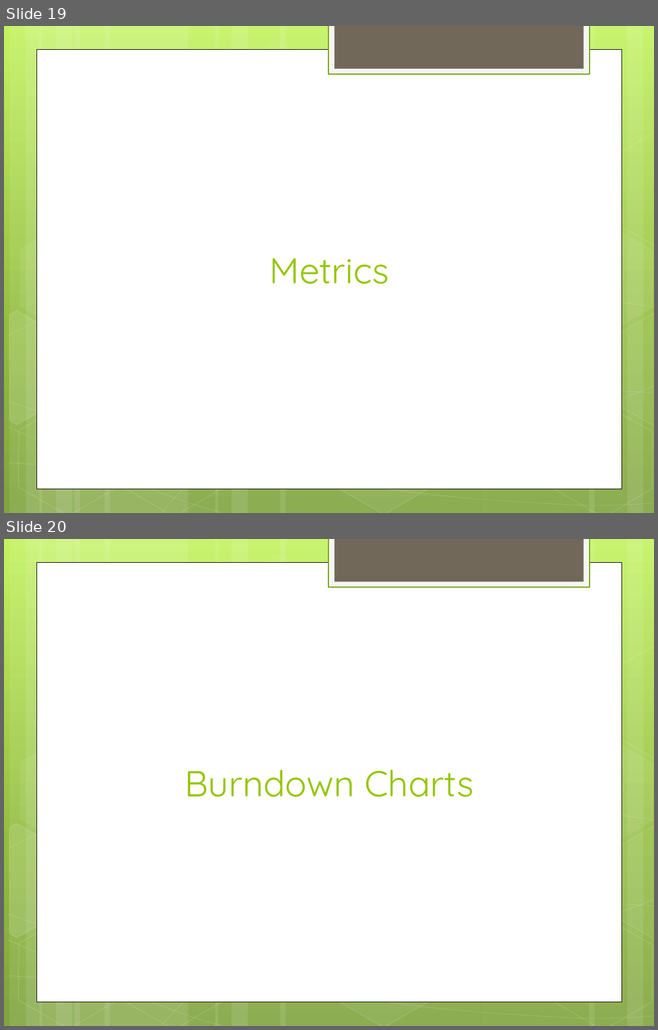
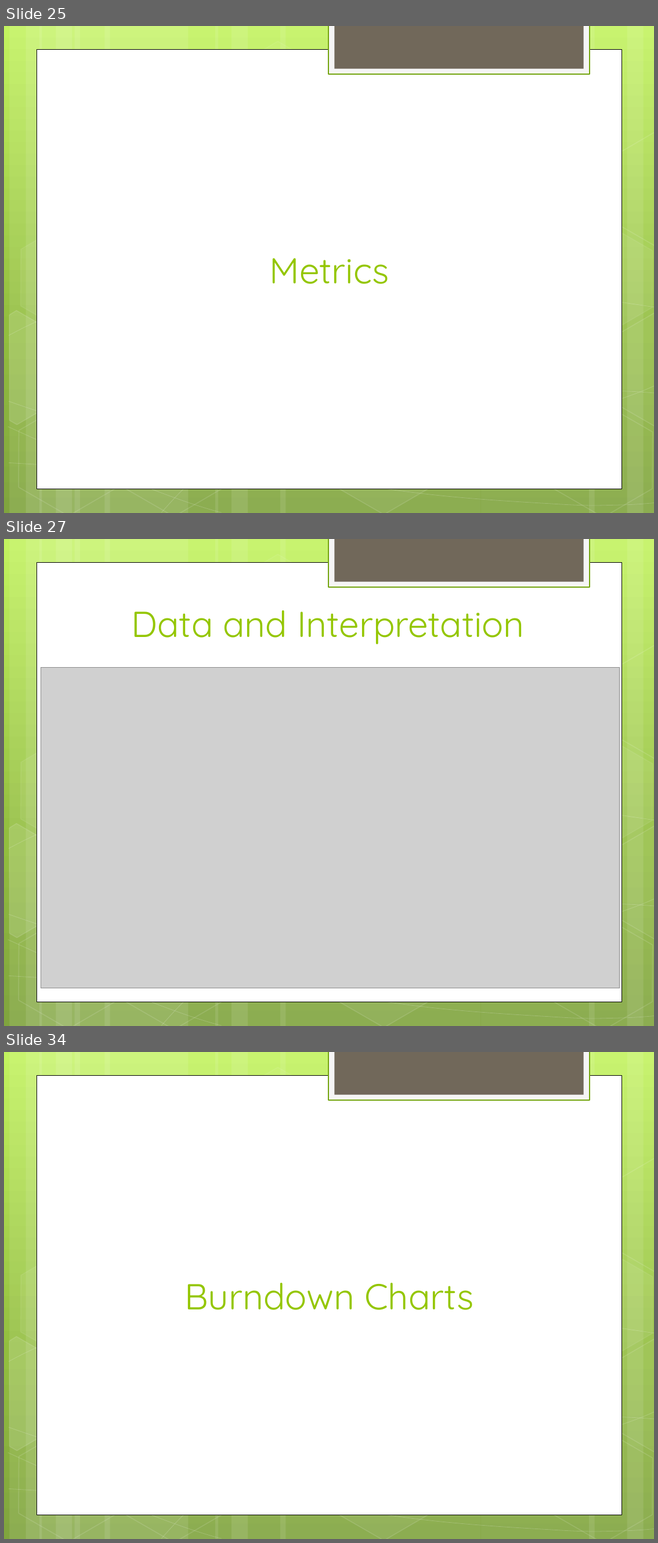
Before and after one commit to JonKruger/iteration-management, a slide deck: Iteration Management - Your Key to Predictable Delivery.pptx. Shown one above the other, each under a label of ours: slides 19 and 20 before the commit, slides 25, 27 and 34 after it; the slides between them are not shown. The pictures are 658x1030 and 658x1543 pixels, drawn with LibreOffice and Linux fonts; fonts in the diff are those of the drawing; grey boxes stand for pictures. Boxes give left, top, right and bottom in pixels: in the first picture for what was removed or moved away, otherwise in the second. Text is boxed around its words. In the diff, an @@ line names an element or a change of style, - is before the commit and + after.

```diff
--- a/Iteration Management - Your Key to Predictable Delivery.pptx
+++ b/Iteration Management - Your Key to Predictable Delivery.pptx
@@ slide 27 added at box(4, 539, 654, 1026), background gradient #C3F35F to #93BF3F to #81A53E; not listed: 31 template elements that a slide beside it also shows @@
@@ title added at box(132, 610, 524, 645), 40 pt, text #94C600 @@
+Data and Interpretation
@@ picture added at box(41, 668, 619, 988) @@
@@ what was slide 19 is now slide 25 @@
@@ what was slide 20 is now slide 34 @@
```
Also in this commit, not shown: 13 other slides added.
